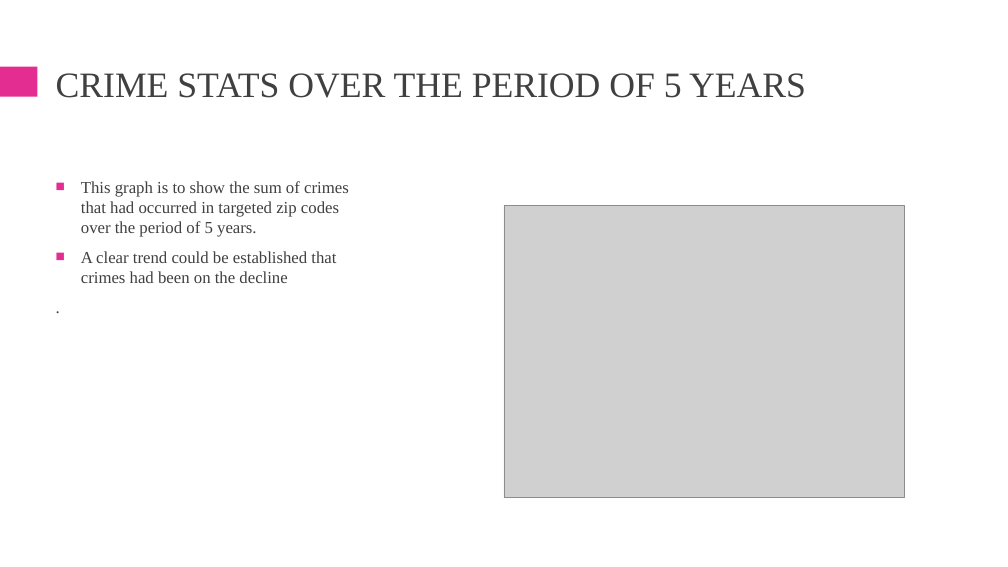
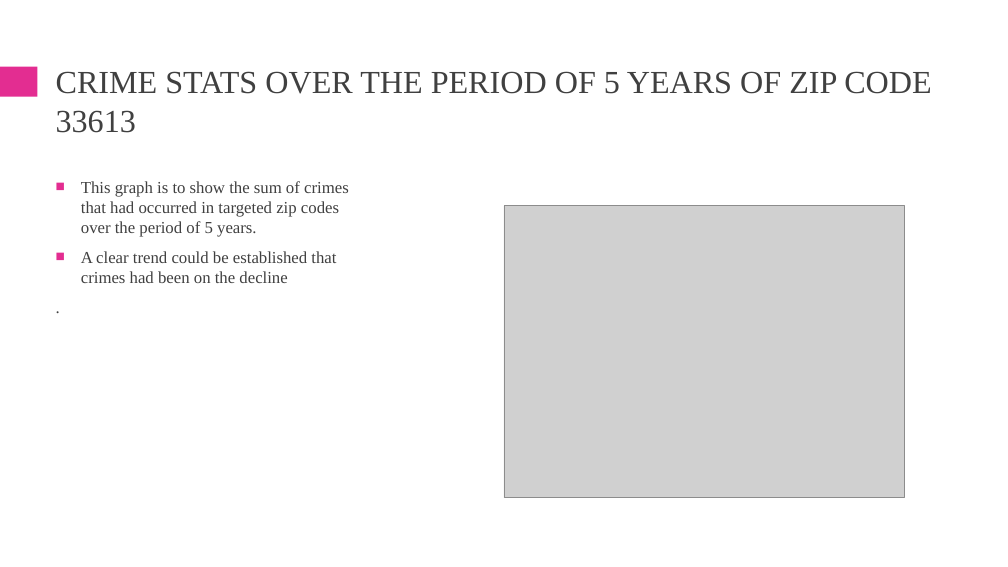
Before and after one commit to gregb23/Project1_Group4, a slide deck: slide 3 of SA/Presentation/project_1_schools_presentation (SA).pptx. Drawn at 1008x567 pixels with LibreOffice and Linux fonts; fonts in the diff are those of the drawing; grey boxes stand for pictures. Boxes give left, top, right and bottom in pixels: in the first picture for what was removed or moved away, otherwise in the second. Text is boxed around its words. In the diff, an @@ line names an element or a change of style, - is before the commit and + after.

```diff
--- a/SA/Presentation/project_1_schools_presentation (SA).pptx
+++ b/SA/Presentation/project_1_schools_presentation (SA).pptx
@@ title at (56,71,931,133): text changed; size 34 to 30.6 pt @@
-CRIME STATS OVER THE PERIOD OF 5 YEARS
+CRIME STATS OVER THE PERIOD OF 5 YEARS OF ZIP CODE 33613
```
Also in this commit, not shown: 1 other slide changed, 1 slide added, 1 slide removed, 2 other files.
